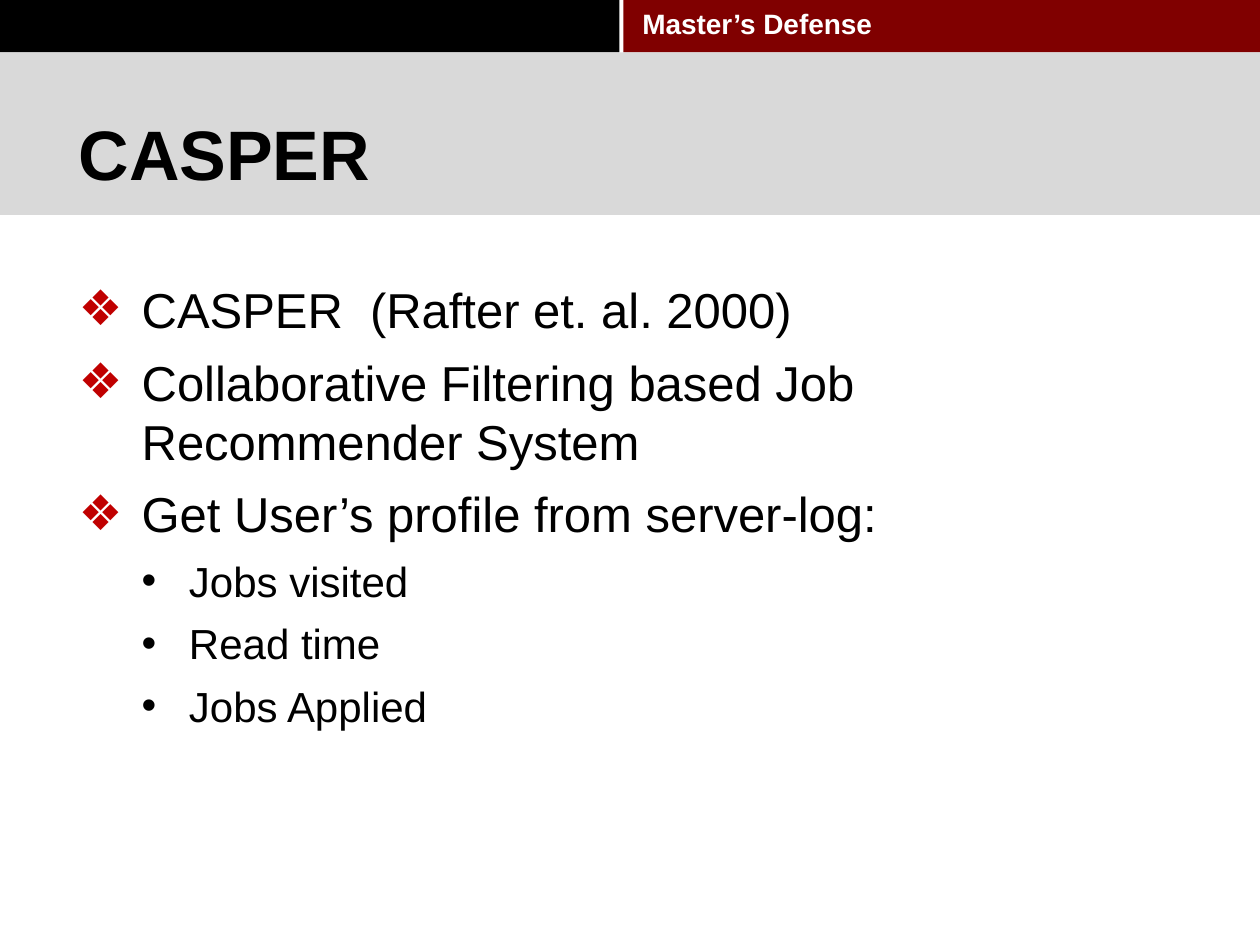
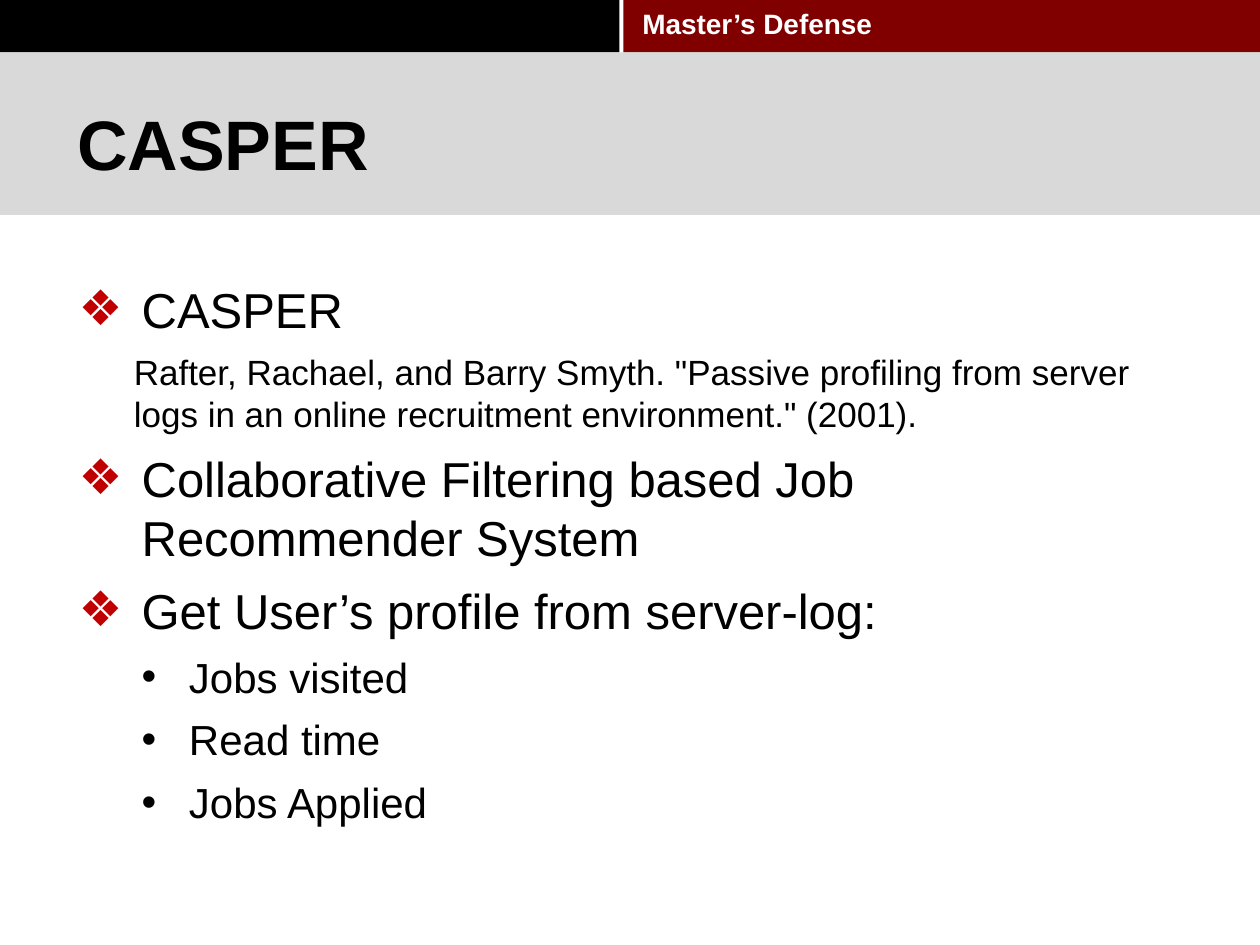
Before and after one commit to pkushiqiang/thesis, a slide deck: slide 10 of media/Master's thesis-2.pptx. Drawn at 1260x945 pixels with LibreOffice and Linux fonts; fonts in the diff are those of the drawing; background and template pictures are left out. Boxes give left, top, right and bottom in pixels: in the first picture for what was removed or moved away, otherwise in the second. Text is boxed around its words. In the diff, an @@ line names an element or a change of style, - is before the commit and + after.

```diff
--- a/media/Master's thesis-2.pptx
+++ b/media/Master's thesis-2.pptx
@@ title "CASPER": place and size @@
-title "CASPER" at [79, 131, 370, 181]
+title "CASPER" at [77, 121, 368, 171]
@@ text at [134, 293, 1129, 434]: text changed; size 28 to 20 pt @@
-❖ CASPER (Rafter et. al. 2000)
+❖ CASPER
+  Rafter, Rachael, and Barry Smyth. "Passive profiling from server logs in an online recruitment environment." (2001).
```
Also in this commit, not shown: 26 other slides changed, 3 slides added, 6 slides removed, 1 other file.
